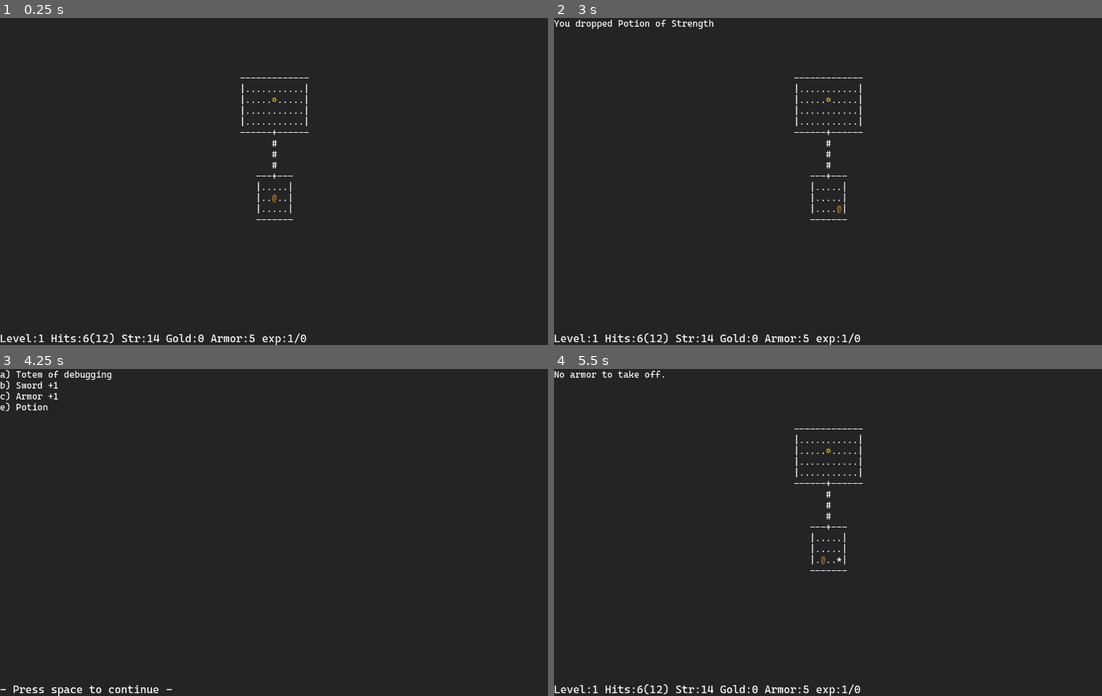
Above: before the commit, frames 1-4 (two rows, left to right).
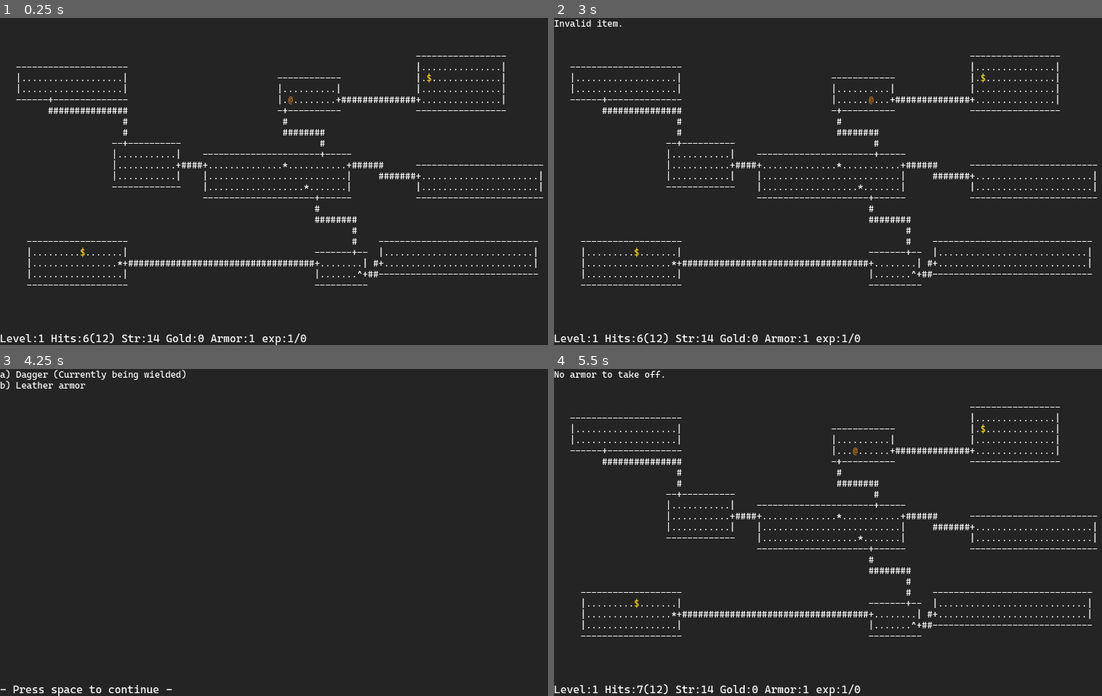
Above: after the commit, the same moments.

Repository: Kristjan-Kessel/GodotRogue
Game: Godot game, scene res://Scenes/main.tscn
Same seed, same stepped clock (60 frames per second), same inputs: the game is played once before the commit and once after it.
Inputs:
- Up to frame 1 (0.25 s): no input
- Up to frame 2 (3 s): tap Enter at 0.5 s; hold Right (ui_right) 0.53-1.28 s; tap T (command_take_armor_off) at 0.6, 1.55 s; tap Space (continue) at 0.8, 1.35, 2, 2.3, 2.75 s; hold Down (ui_down) 1.28-2.03 s; hold Right (ui_right) 2.03-2.78 s; tap D (command_drop) at 2.1 s; hold Up (ui_up) from 2.78 s (still down); tap F (command_find) at 2.85 s
- Up to frame 3 (4.25 s): tap T (command_take_armor_off) at 3.05 s; tap Space (continue) at 3.5, 3.8 s; release Up (ui_up) at 3.53 s; hold Left (ui_left) from 3.53 s (still down); tap . (command_rest) at 3.6 s; tap F7 (command_inventory) at 4.15 s
- Up to frame 4 (5.5 s): tap Space (continue) at 4.25, 5.3 s; tap , (command_stairs) at 4.35 s; tap T (command_take_armor_off) at 4.55, 5.1 s; tap Escape (command_cancel, bound only after the commit) at 4.9 s; release Left (ui_left) at 5.03 s; hold Down (ui_down) from 5.03 s (still down)

The runs differ from the first frame. In frame 1, 3.3% of the frame differs, in the area x 2-100%, y 11-100%; in frame 2, 3.6%, in the area x 0-100%, y 0-100%; in frame 3, 0.6%; in frame 4, 3.3%.

Commit message:
Add loot spawning system with pools and some other tweaks

Diff:
--- a/Globals/Constants.gd
+++ b/Globals/Constants.gd
@@ -11,12 +11,11 @@
 const CEILING = "-"
 const DOOR = "+"
 const ITEM = "*"
-const GOLD = "$"
-const TRAP = "&"
+const GOLD = "[color=FFD700]$[/color]"
 const EMPTY = " "
 const STAIRS = "^"
 const ARTIFACT = "[color=ffcc00]☼[/color]"
-const GOBLIN = "[color=green]G[/color]"
+const GOBLIN = "[color=#1f7d00]g[/color]"
 
 # ASCII for reading data from a text file
 const TXT_PLAYER = "@"
@@ -26,7 +25,6 @@
 const TXT_CEILING = "-"
 const TXT_DOOR = "+"
 const TXT_GOLD = "$"
-const TXT_TRAP = "&"
 const TXT_EMPTY = " "
 const TXT_STAIRS = "^"
 const TXT_ARTIFACT = "☼"
--- a/Globals/Globals.gd
+++ b/Globals/Globals.gd
@@ -3,7 +3,7 @@
 # Global variables
 const map_width: int = 3*35
 const map_height: int = 3*8
-var rng_seed: int = 529088871
+var rng_seed: int = -1 #529088871
 var rng: RandomNumberGenerator = RandomNumberGenerator.new()
 var level_rng: RandomNumberGenerator = RandomNumberGenerator.new()
 
--- a/Scripts/Enemies/Base/enemy.gd
+++ b/Scripts/Enemies/Base/enemy.gd
@@ -30,8 +30,8 @@
     var crit = hit == attack
     var result = ""
 
-    if hit > player.stats.armor || crit:
-        player.stats.current_hp -= hit - player.stats.armor
+    if hit > player.stats.armor_class || crit:
+        player.stats.current_hp -= hit - player.stats.armor_class
         if crit:
             result = "The %s has greatly injured you." % label
         else:
--- a/Scripts/Enemies/goblin.gd
+++ b/Scripts/Enemies/goblin.gd
@@ -5,5 +5,5 @@
     armor = 8
     attack = 10
     label = "Goblin"
-    ascii = "g"
+    ascii = Constants.GOBLIN
     exp = 1
--- a/Scripts/Items/Armor.gd
+++ b/Scripts/Items/Armor.gd
@@ -1,10 +1,10 @@
 extends Item
 class_name Armor
 
-var armor_bonus: int
+var armor_class: int
 
-func _init(_label: String, _description: String, _armor_bonus: int):
-	label = _label
-	description = _description
-	armor_bonus = _armor_bonus
-	type = Type.ARMOR
+func _init(_label: String, _description: String, _armor_class: int):
+    label = _label
+    description = _description
+    armor_class = _armor_class
+    type = Type.ARMOR
--- a/Scripts/Items/Base/item.gd
+++ b/Scripts/Items/Base/item.gd
@@ -9,11 +9,12 @@
 var type: Type = Type.ITEM
 
 func _init(_label: String, _description: String):
-	label = _label
-	description = _description
+    label = _label
+    description = _description
 
-func on_pickup(player: Node, tile: Tile):
-	player.inventory.append(self)
+func on_pickup(player: Node, tile: Tile) -> String:
+    player.inventory.append(self)
+    return "you picked up "+label
 
 func on_use(player: Node):
-	pass
+    pass
--- a/Scripts/Items/Gold.gd
+++ b/Scripts/Items/Gold.gd
@@ -6,6 +6,8 @@
     description = ""
     ascii = Constants.GOLD
 
-func on_pickup(player: Node, tile: Tile):
-    player.stats.gold = player.stats.gold+1
+func on_pickup(player: Node, tile: Tile) -> String:
+    var amount = Globals.rng.randi_range(5,40)
+    player.stats.gold = player.stats.gold+amount
     type = Type.GOLD
+    return "you picked up %d %s" % [amount,label]
--- a/Scripts/Items/Potion.gd
+++ b/Scripts/Items/Potion.gd
@@ -2,7 +2,7 @@
 class_name Potion
 
 func _init():
-    label = "Potion"
+    label = "Potion of Healing"
     description = "Heals you to full health when drank"
     type = Type.USEABLE
 
--- a/Scripts/Level/level_generator.gd
+++ b/Scripts/Level/level_generator.gd
@@ -16,6 +16,9 @@
     var map = []
     var room_grid = [[null,null,null],[null,null,null],[null,null,null]]
     var room_list = []
+
+    # To track floor tiles that can support items and enemies (Ex: stairs and player tile cannot.)
+    var spawning_tiles = []
 
     for y in range(Globals.map_height):
         var row = []
@@ -71,17 +74,20 @@
             room.size.y = Globals.level_rng.randi_range(min_room_height,max_height)
 
         if !room.skip:
-            generate_room(map,room)
-
-            var center_tile = room.get_center_tile()
+            generate_room(map,room,spawning_tiles)
+
             if room.is_exit_room:
-                center_tile.type = "STAIRS"
-                center_tile.is_important = true
-                center_tile.ascii = Constants.STAIRS
+                var exit_tile = room.get_random_valid_tile(spawning_tiles, Globals.level_rng)
+                exit_tile.type = "STAIRS"
+                exit_tile.is_important = true
+                exit_tile.ascii = Constants.STAIRS
+                spawning_tiles.erase(exit_tile)
 
             if room.is_player_room:
-                center_tile.entity = player
-                player.position = center_tile.position
+                var player_tile = room.get_random_valid_tile(spawning_tiles, Globals.level_rng)
+                player_tile.entity = player
+                player.position = player_tile.position
+                spawning_tiles.erase(player_tile)
 
         room_grid[room.grid_position.y][room.grid_position.x] = room
         loop_count+=1
@@ -90,8 +96,79 @@
 
     # Spawn enemies and items
     var enemies = []
-
+    generate_loot(spawning_tiles,player)
     return [map, enemies, room_list]
+
+static var low_tier_loot = [
+    Weapon.new("Shortsword", "a short sword with a damage dice of 8", 1, 8),
+    Weapon.new("Dagger +2", "Grants +2 to attacks with a damage dice of 6", 2, 6),
+    Armor.new("Chainmail","Has an armor class of 6",6),
+    Potion.new(),
+    Potion.new(),
+    Potion.new(),
+    Potion.new(),
+    StrengthPotion.new(),
+    Gold.new(),
+    Gold.new(),
+    Gold.new(),
+    Gold.new(),
+    Gold.new()
+    ]
+static var mid_tier_loot = [
+    Weapon.new("Longsword +1", "Grants +1 to attacks with a damage dice of 10", 1, 10),
+    Armor.new("Plate armor","Has an armor class of 8",8),
+    Potion.new(),
+    Potion.new(),
+    Potion.new(),
+    Potion.new(),
+    StrengthPotion.new(),
+    Gold.new(),
+    Gold.new(),
+    Gold.new(),
+    Gold.new(),
+    Gold.new()
+    ]
+static var high_tier_loot = [
+    Weapon.new("Greatsword +2", "Grants +2 to attacks with a damage dice of 12", 2, 12),
+    Armor.new("Heavyplate armor","Has an armor class of 10",10),
+    Potion.new(),
+    Potion.new(),
+    Potion.new(),
+    Potion.new(),
+    StrengthPotion.new(),
+    Gold.new(),
+    Gold.new(),
+    Gold.new(),
+    Gold.new(),
+    Gold.new()
+    ]
+static var fallback_pool = [
+    Potion.new(),
+    Gold.new(),
+    Gold.new()
+    ]
+
+const min_loot = 5
+const max_loot = 8
+
+static func generate_loot(valid_tiles: Array, player: Node):
+    var loot_pool
+    if player.stats.level <= 3:
+        loot_pool = low_tier_loot
+    elif player.stats.level <= 6:
+        loot_pool = mid_tier_loot
+    elif player.stats.level <= 9:
+        loot_pool = high_tier_loot
+
+    var amount_to_spawn = Globals.level_rng.randi_range(min_loot,max_loot)
+    for i in range(amount_to_spawn):
+        if loot_pool.size() == 0:
+            loot_pool = fallback_pool.duplicate()
+        var tile = valid_tiles[Globals.level_rng.randi_range(0,valid_tiles.size()-1)]
+        valid_tiles.erase(tile)
+        var item = loot_pool[Globals.level_rng.randi_range(0,loot_pool.size()-1)]
+        tile.item = item
+        loot_pool.erase(item)
 
 static func select_and_generate_corridors(map: Array, room_grid: Array, room_list: Array):
     var orphan_rooms = Array(room_list)
@@ -263,7 +340,7 @@
     else:
         map[position.y][position.x] = Tile.new("CORRIDOR", true, Constants.CORRIDOR, false, position)
 
-static func generate_room(map: Array, room: Room):
+static func generate_room(map: Array, room: Room, spawning_tiles: Array):
     var tile_grid = []
     for y in range(room.size.y):
         var row = []
@@ -276,10 +353,15 @@
                 tile = Tile.new("WALL", false, Constants.WALL, false, position)
             else:
                 tile = Tile.new("FLOOR", true, Constants.FLOOR, false, position)
+                spawning_tiles.append(tile)
             map[position.y][position.x] = tile
             row.append(tile)
         tile_grid.append(row)
     room.tile_grid = tile_grid
+
+static func get_level_from_file(file_name: String, player: Node) -> Array:
+    var ascii = get_ascii_from_file(file_name)
+    return convert_ascii_to_tiles(ascii, player)
 
 static func get_ascii_from_file(file_name: String) -> Array:
     var path = "res://Preset Levels/" + file_name
--- a/Scripts/Level/room.gd
+++ b/Scripts/Level/room.gd
@@ -24,3 +24,19 @@
     var y = tile_grid.size()/2
     var x = tile_grid[y].size()/2
     return get_tile(Vector2(x,y))
+
+func get_random_valid_tile(valid_tiles: Array, rng) -> Tile:
+    var valid_tile_set = {}
+
+    for tile in valid_tiles:
+        valid_tile_set[tile] = true
+
+    var matching_tiles = []
+    for row in tile_grid:
+        for tile in row:
+            if valid_tile_set.has(tile):
+                matching_tiles.append(tile)
+
+    if matching_tiles.size() > 0:
+        return matching_tiles[rng.randi_range(0, matching_tiles.size() - 1)]
+    return null
--- a/Scripts/Level/ui.gd
+++ b/Scripts/Level/ui.gd
@@ -10,25 +10,20 @@
 
 func format_stats(player):
     var strength_bonus = ""
-    var armor_bonus = ""
 
     var stats = player.stats
 
     if player.weapon_item.bonus_attack > 0:
         strength_bonus = "(+%d)" % player.weapon_item.bonus_attack
 
-    if stats.bonus_armor >= 1:
-        armor_bonus = "(+%d)" % stats.bonus_armor
-
-    return "Level:%d Hits:%d(%d) Str:%d%s Gold:%d Armor:%d%s exp:%d/%d" % [
+    return "Level:%d Hits:%d(%d) Str:%d%s Gold:%d Armor:%d exp:%d/%d" % [
         stats.level,
         stats.current_hp,
         stats.max_hp,
         stats.strength,
         strength_bonus,
         stats.gold,
-        stats.armor,
-        armor_bonus,
+        stats.armor_class,
         stats.player_lvl,
         stats.exp
     ]
--- a/Scripts/Player/player.gd
+++ b/Scripts/Player/player.gd
@@ -4,7 +4,7 @@
 signal player_move(new_position)
 signal log_message(new_message)
 signal command_find(direction)
-signal open_inventory(text)
+signal open_inventory(text, items)
 signal render_map()
 signal drop_item(item)
 signal open_help_menu()
@@ -28,25 +28,32 @@
 # Inventory
 var inventory = []
 var armor_item = null
-var weapon_item = Weapon.new("Dagger","Just a basic dagger",0,6)
+var weapon_item = null
 
 func _ready() -> void:
     ascii = Constants.PLAYER
 
-    inventory.append(Item.new("Totem of debugging","Used to test if the inventory is functioning correctly"))
-    inventory.append(Weapon.new("Sword +1","Grants +1 to damage and hit",1,10))
-    inventory.append(Armor.new("Armor +1","Grants +1 to armor",1))
-    inventory.append(Potion.new())
-    inventory.append(StrengthPotion.new())
+    #inventory.append(Item.new("Totem of debugging","Used to test if the inventory is functioning correctly"))
+    var start_weapon = Weapon.new("Dagger","Just a dagger with a damage dice of 6",0,6)
+    inventory.append(start_weapon)
+    weapon_item = start_weapon
+    inventory.append(Armor.new("Leather armor","Just some leather armor with an armor class of 5",5))
+
 func _process(delta: float) -> void:
     if action_delay_timer > 0.0:
         action_delay_timer -= delta
         return
 
+    if Input.is_action_just_pressed("command_cancel"):
+        current_command = CommandType.NONE
+        log_message.emit("")
+        render_map.emit()
+        return
+
     match current_command:
         CommandType.DROP:
             if Input.is_action_just_pressed("view_options"):
-                open_inventory.emit("- Select an item to drop -")
+                open_inventory.emit("- Select an item to drop -",inventory)
             else:
                 var item = get_item_from_key()
                 if item != null:
@@ -54,14 +61,20 @@
             return
         CommandType.USE_ITEM:
             if Input.is_action_just_pressed("view_options"):
-                open_inventory.emit("- Select an item to use -")
+                var valid_items = inventory.filter(func(item) -> bool:
+                    return item.type == item.Type.USEABLE
+                )
+                if valid_items.size() == 0:
+                    log_message.emit("No items to use.")
+                    clear_command()
+                    return
+                open_inventory.emit("- Select an item to use -", valid_items)
             else:
                 var item = get_item_from_key()
                 if item != null:
                     if item.type == item.Type.USEABLE:
                         log_message.emit("Used "+item.label)
                         item.on_use(self)
-                        inventory.erase(item)
                     else:
                         log_message.emit("Invalid item.")
                         current_command = CommandType.NONE
@@ -69,37 +82,53 @@
             return
         CommandType.WEAR_ARMOR:
             if Input.is_action_just_pressed("view_options"):
-                open_inventory.emit("- Select an item to wear as armor -")
+                var valid_items = inventory.filter(func(item) -> bool:
+                    return item.type == item.Type.ARMOR
+                )
+                if valid_items.size() == 0:
+                    log_message.emit("No armor to wear.")
+                    clear_command()
+                    return
+                open_inventory.emit("- Select an item to wear as armor -",valid_items)
             else:
                 var item = get_item_from_key()
                 if item != null:
                     if item.type == item.Type.ARMOR:
-                        if armor_item != null:
-                            inventory.append(armor_item)
+                        if item == armor_item:
+                            log_message.emit("You are already wearing that.")
+                            current_command = CommandType.NONE
+                            return
                         armor_item = item
-                        stats.bonus_armor = armor_item.armor_bonus
-                        inventory.erase(item)
+                        stats.armor_class = armor_item.armor_class
                         log_message.emit("Wore "+item.label+" as armor.")
                     else:
                         log_message.emit("Invalid item.")
-                        current_command = CommandType.NONE
+                    current_command = CommandType.NONE
                     render_map.emit()
             return
         CommandType.WIELD_WEAPON:
             if Input.is_action_just_pressed("view_options"):
-                open_inventory.emit("- Select an item to wield as a weapon -")
+                var valid_items = inventory.filter(func(item) -> bool:
+                    return item.type == item.Type.WEAPON
+                )
+                if valid_items.size() == 0:
+                    log_message.emit("No weapons to wield.")
+                    clear_command()
+                    return
+                open_inventory.emit("- Select an item to wield as a weapon -", valid_items)
             else:
                 var item = get_item_from_key()
                 if item != null:
                     if item.type == item.Type.WEAPON:
-                        if weapon_item != null:
-                            inventory.append(weapon_item)
+                        if item == weapon_item:
+                            log_message.emit("You are already wielding that.")
+                            current_command = CommandType.NONE
+                            return
                         weapon_item = item
-                        inventory.erase(item)
                         log_message.emit("Wielded "+item.label+" as a weapon.")
                     else:
                         log_message.emit("Invalid item.")
-                        current_command = CommandType.NONE
+                    current_command = CommandType.NONE
                     render_map.emit()
             return
         CommandType.INVENTORY:
@@ -173,7 +202,7 @@
             delay_actions(0.1)
         elif Input.is_action_just_pressed("command_inventory"):
             current_command = CommandType.INVENTORY
-            open_inventory.emit("- Press space to continue -")
+            open_inventory.emit("- Press space to continue -", inventory)
         elif Input.is_action_just_pressed("command_drop"):
             current_command = CommandType.DROP
             log_message.emit("Choose an item to drop (a-z). press (*) to view options")
@@ -188,7 +217,7 @@
                 inventory.append(armor_item)
                 armor_item = null
                 log_message.emit("Took off armor.")
-                stats.bonus_armor = 0
+                stats.armor_class = 1
                 render_map.emit()
             else:
                 log_message.emit("No armor to take off.")
--- a/Scripts/Player/stats.gd
+++ b/Scripts/Player/stats.gd
@@ -6,12 +6,21 @@
 @export var max_hp: int = 12
 @export var current_hp: int = 12 : set = _set_current_hp
 @export var strength: int = 16
-@export var armor: int = 5
+@export var armor_class: int = 1
 @export var gold: int = 0
 @export var exp: int = 0 : set = _set_current_exp
 @export var player_lvl: int = 1
+@export var turns_until_regen = 13 : set = _set_current_regen
+const turns_to_regen = 13
 
-var bonus_armor = 0
+func _set_current_regen(new_turns):
+    if current_hp == max_hp:
+        turns_until_regen = turns_to_regen
+        return
+    turns_until_regen = new_turns
+    if turns_until_regen == 0:
+        turns_until_regen = turns_to_regen
+        current_hp += 1
 
 func _set_current_exp(new_exp):
     exp = new_exp
@@ -25,8 +34,5 @@
     if current_hp == 0:
         player_death.emit()
 
-func get_total_armor():
-    return armor+bonus_armor
-
 func get_attack():
     return (strength-10)/2
--- a/Scripts/main.gd
+++ b/Scripts/main.gd
@@ -18,8 +18,8 @@
     Globals.initialize_randomness()
     print("Using seed: ", Globals.rng_seed)
     ui.update_stats(player, turn)
-    #new_level()
-    test_level("final.txt")
+    new_level()
+    #test_level("final.txt")
     #test_level("test.txt")
 
 func get_tile(position: Vector2) -> Tile:
@@ -71,8 +71,7 @@
         enemy.enemy_move.connect(move_enemy)
 
 func test_level(file: String):
-    var ascii_map = LevelGenerator.get_ascii_from_file(file)
-    var level_data = LevelGenerator.convert_ascii_to_tiles(ascii_map, player)
+    var level_data = LevelGenerator.get_level_from_file(file,player)
     map_data = level_data[0]
     spawn_enemies_from_list(level_data[1])
     update_astar()
@@ -80,7 +79,11 @@
     render_map()
 
 func new_level():
-    var level_data = LevelGenerator.generate_level(player)
+    var level_data
+    if player.stats.level > 9:
+        level_data = LevelGenerator.get_level_from_file("final.txt",player)
+    else:
+        level_data = LevelGenerator.generate_level(player)
     map_data = level_data[0]
     spawn_enemies_from_list(level_data[1])
     update_astar()
@@ -146,13 +149,18 @@
             if ntile.type in ["WALL", "FLOOR", "DOOR", "STAIRS"]:
                 queue.append(ntile)
 
-func render_inventory(text: String):
+func render_inventory(text: String, items: Array):
     var map_str = ""
     for i in range(0,player.inventory.size()):
         var item = player.inventory[i]
-        map_str += Constants.INVENTORY_CHARS[i]+") "
-        map_str += item.label
-        map_str += "\n"
+        if items.has(item):
+            map_str += Constants.INVENTORY_CHARS[i]+") "
+            map_str += item.label
+            if item == player.armor_item:
+                map_str += " (Currently being worn)"
+            elif item == player.weapon_item:
+                map_str += " (Currently being wielded)"
+            map_str += "\n"
 
     ui.set_stats_message(text)
     level.text = map_str
@@ -198,8 +206,7 @@
 
             if target_tile.item != null:
                 var item = target_tile.item
-                item.on_pickup(player, target_tile)
-                log_message = "You picked up "+item.label
+                log_message = item.on_pickup(player, target_tile)
                 target_tile.item = null
         else:
             var entity = target_tile.entity
@@ -209,6 +216,8 @@
     return moved
 
 func on_action_taken():
+    print("turn: "+str(turn))
+    player.stats.turns_until_regen -= 1
     var player_tile = get_tile(player.position)
     connect_tile(player_tile)
     for enemy in enemies.get_children():
@@ -292,8 +301,8 @@
             else:
                 break
 
-func _on_player_open_inventory(text: String) -> void:
-    render_inventory(text)
+func _on_player_open_inventory(text: String, items: Array) -> void:
+    render_inventory(text,items)
 
 func _on_player_render_map() -> void:
     render_map()
@@ -320,7 +329,6 @@
         var text = file.get_as_text()
         ui.set_stats_message("- Press space to continue -")
         level.text = text
-
 
 func _on_player_use_stairs() -> void:
     var tile = get_tile(player.position)
--- a/project.godot
+++ b/project.godot
@@ -90,3 +90,9 @@
 "events": [Object(InputEventKey,"resource_local_to_scene":false,"resource_name":"","device":-1,"window_id":0,"alt_press …(191 unchanged characters)…
 ]
 }
+command_cancel={
+"deadzone": 0.2,
+"events": [Object(InputEventKey,"resource_local_to_scene":false,"resource_name":"","device":-1,"window_id":0,"alt_pressed":false,"shift_pressed":false,"ctrl_pressed":false,"meta_pressed":false,"pressed":false,"keycode":0,"physical_keycode":4194305,"key_label":0,"unicode":0,"location":0,"echo":false,"script":null)
+, Object(InputEventKey,"resource_local_to_scene":false,"resource_name":"","device":-1,"window_id":0,"alt_pressed":false,"shift_pressed":false,"ctrl_pressed":false,"meta_pressed":false,"pressed":false,"keycode":0,"physical_keycode":88,"key_label":0,"unicode":120,"location":0,"echo":false,"script":null)
+]
+}
Not shown, changed: Assets/help.txt
